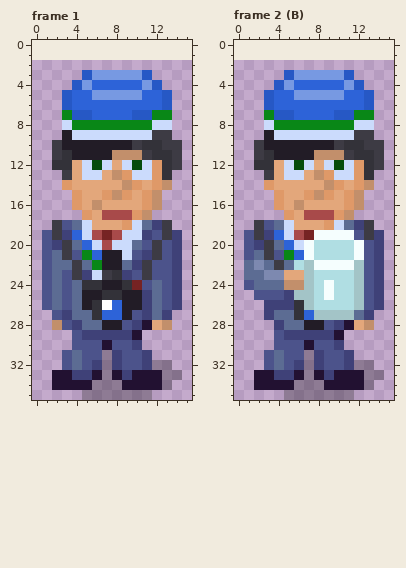
Pixel-art file, stored at art/cfe-ksv-pikmets.aseprite. Above, as it was before the edit.
16x34 pixels, 2 frames. Shown: frame 1, frame 2 (B). The old version is drawn lined up with the new one, on the new canvas. The commit also changed other frames, which this record leaves out.
After:
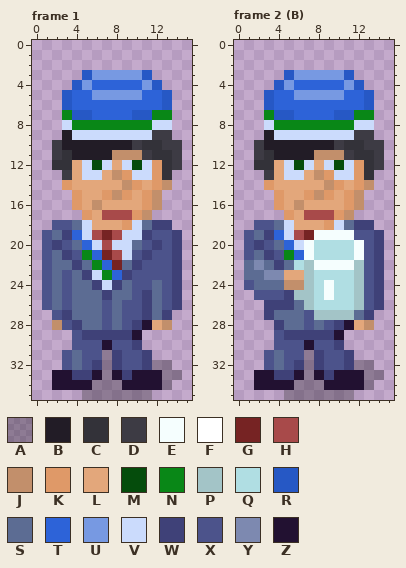
Palette (. is transparent): A #00000046  B #221c26  C #333239  D #3d3b44  E #f5fefe  F #ffffff  G #762323  H #a84a4a  J #c28f6b  K #df9968  L #e3a77b  M #054c0c  N #098717  P #a3c4c7  Q #b0dee3  R #2658c5  S #5c6c93  T #2d63d8  U #7799e2  V #cbdbfc  W #3f4178  X #4c538b  Y #7d89b0  Z #221131
From old to new:
canvas 16x34 -> 16x36, the old top-left corner now at 0,2
--- frame 1
@@ x 0..15 @@
 17 .....KLHHHKJ....
-18 ..DXSVLLLKVSWD..
-19 .XDWTVHGHVVWXDW.
-20 .XWDSTVHVVSXDXW.
-21 .XSDXNTBBVXWDXW.
-22 .XSSDSNBBSWDXXW.
-23 .XSXDWVDCWXDXXW.
-24 .XSXSCCBBCGXSXW.
-25 .XSXSBBCCBBWSXW.
-26 .XSXSBCFTBBWSXW.
-27 ..XWSSCTTBXWSW..
-28 ..JXWSSBBXWZLJ..
+18 ..XXSVLLLKVSWW..
+19 .XSWTVHGHVVWXXW.
+20 .XWXSTVHVVSXWXW.
+21 .XSWXNTGHVXWXXW.
+22 .XSSWSNTGSWXXXW.
+23 .XSXSWVNTWXXXXW.
+24 .XSXSSWVWSXXSXW.
+25 .XSXSSSWSSXWSXW.
+26 .XSXSSSXSXXWSXW.
+27 ..XWSSSXSXXWSW..
+28 ..JXWSSXSXWZLJ..
 29 ....XWWWWWZ.....
--- frame 2 (B)
@@ x 0..15 @@
 17 .....KLHHHKJ....
-18 ..DXSVLLLKVSWD..
-19 .XDWTVHGEEEEXDW.
-20 .XWDSTVEQQQQEXW.
-21 .XSDXNTEQQQQEXW.
-22 .SYSDSQPEEEEPXW.
+18 ..XXSVLLLKVSWW..
+19 .XSWTVHGEEEEXXW.
+20 .XWXSTVEQQQQEXW.
+21 .XSWXNTEQQQQEXW.
+22 .SYSWSQPEEEEPXW.
 23 .SSYYLLPQQQQPXW.
@@ x 4..10 @@
 25 XWPPQEQ
-26 WWCPQQQ
-27 SSCTPPP
-28 WSSBBXW
+26 WWSPQQQ
+27 SSSXPPP
+28 WSSXSXW
 29 XWWWWWZ
Changed places in both pictures, as pixel boxes (x1, y1, x2, y2):
changed: (52, 220, 172, 330)
changed: (254, 220, 324, 330)
changed: (364, 220, 374, 240)
